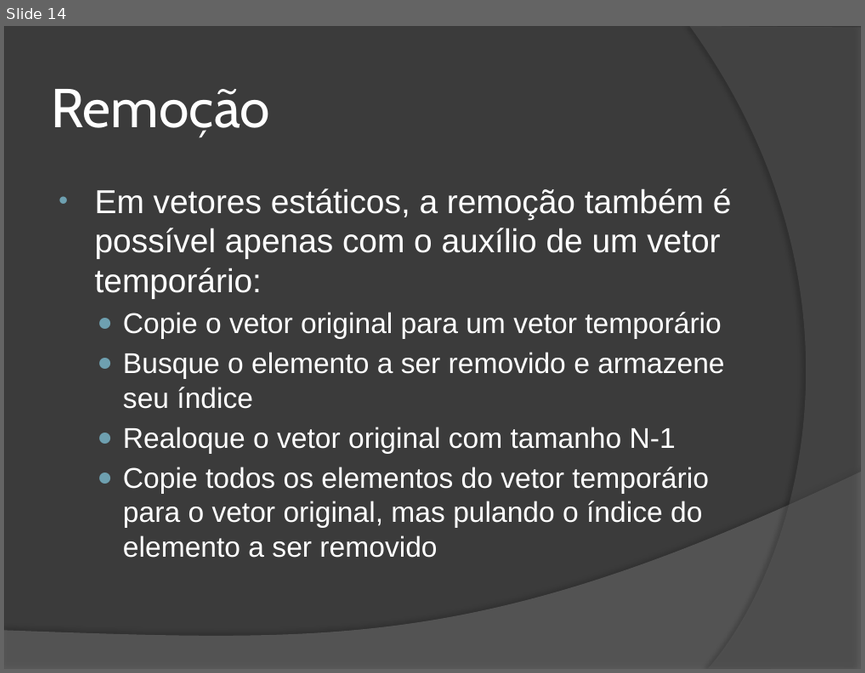
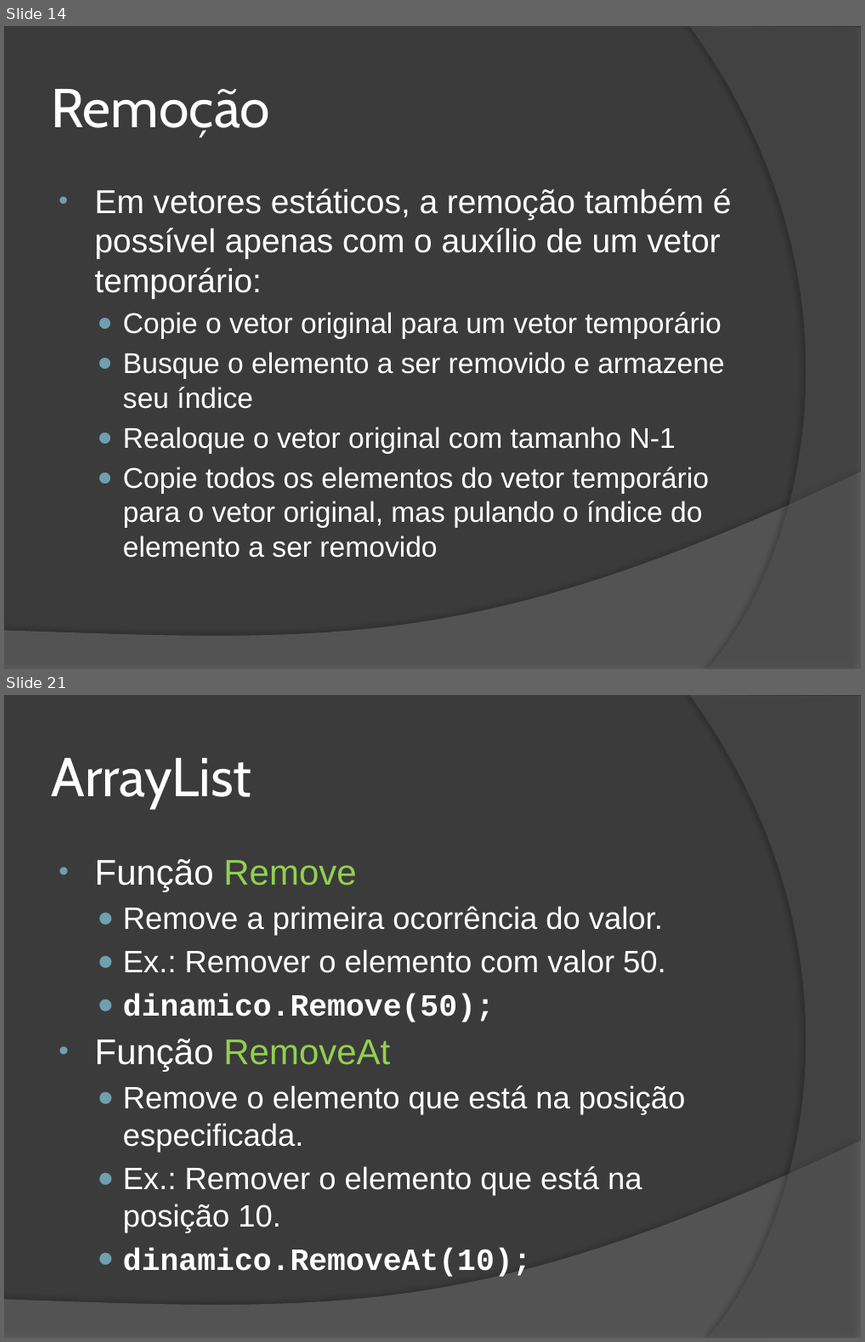
Before and after one commit to wind39/wind39.github.io, a slide deck: curso/modulo1capitulo5.pptx. Shown one above the other, each under a label of ours: slide 14 before the commit, slides 14 and 21 after it; the slides between them are not shown. The pictures are 865x673 and 865x1342 pixels, drawn with LibreOffice and Linux fonts; fonts in the diff are those of the drawing. Boxes give left, top, right and bottom in pixels: in the first picture for what was removed or moved away, otherwise in the second. Text is boxed around its words. In the diff, an @@ line names an element or a change of style, - is before the commit and + after.

```diff
--- a/curso/modulo1capitulo5.pptx
+++ b/curso/modulo1capitulo5.pptx
@@ slide 21 added at box(4, 695, 861, 1338), background #3B3B3B; not listed: 2 template elements that a slide beside it also shows @@
@@ title added at box(51, 758, 251, 808), 46 pt, text #FFFFFF @@
+ArrayList
@@ text added at box(95, 859, 685, 1276), 26 pt, text #FFFFFF @@
+• Função Remove
+  ● Remove a primeira ocorrência do valor.
+  ● Ex.: Remover o elemento com valor 50.
+  ● dinamico.Remove(50);
+• Função RemoveAt
+  ● Remove o elemento que está na posição especificada.
+  ● Ex.: Remover o elemento que está na posição 10.
+  ● dinamico.RemoveAt(10);
```
Also in this commit, not shown: 1 slide changed, 9 other slides added, 3 other files.
